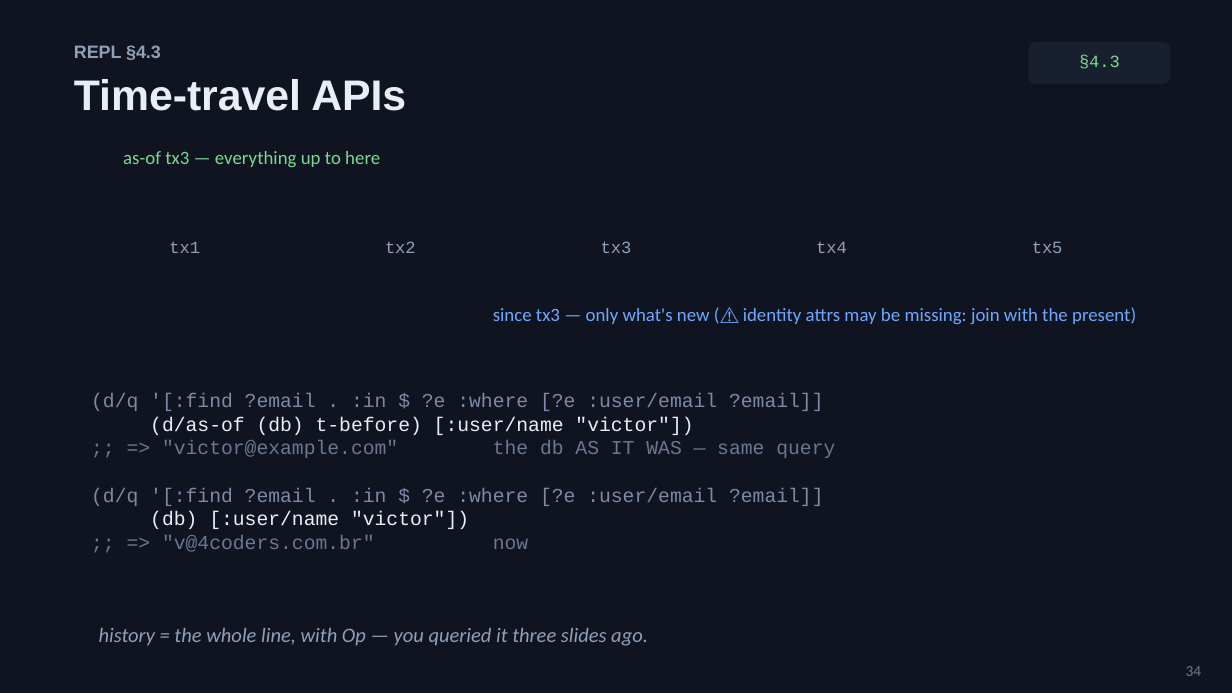
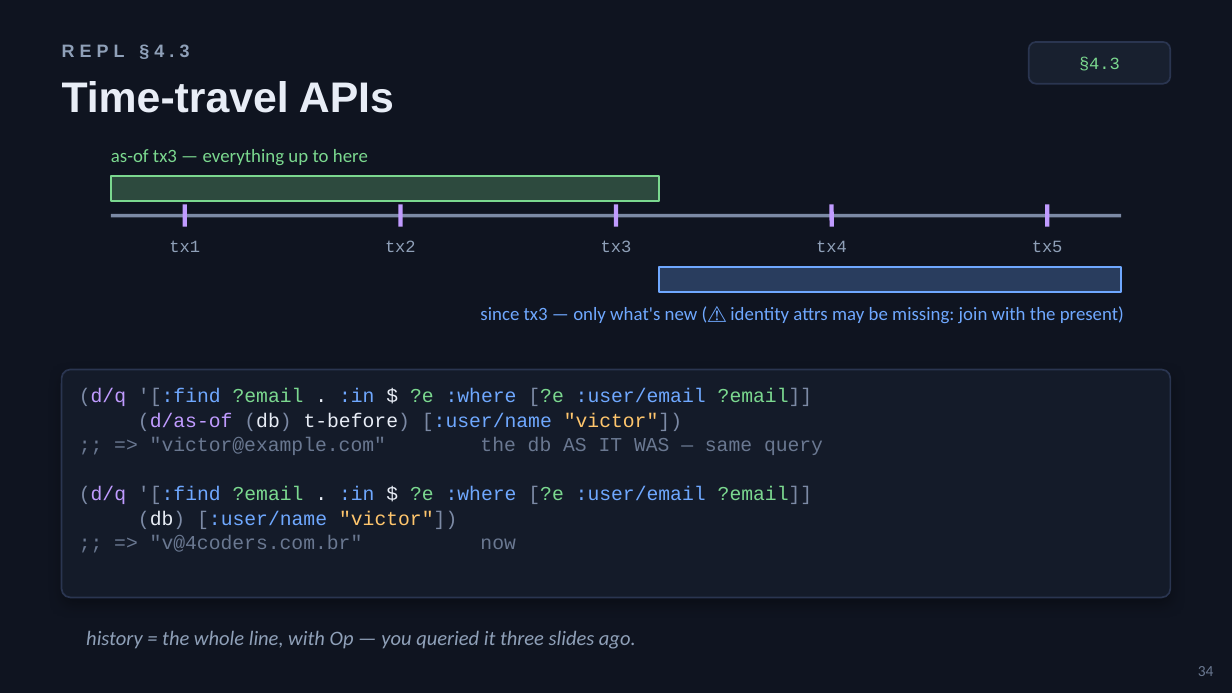
Before and after one commit to 4coders-com-br/datomic-model, a slide deck: slide 34 of domain-modeling-with-datoms.pptx. Drawn at 1232x693 pixels with LibreOffice and Linux fonts; fonts in the diff are those of the drawing. Boxes give left, top, right and bottom in pixels: in the first picture for what was removed or moved away, otherwise in the second. Text is boxed around its words. In the diff, an @@ line names an element or a change of style, - is before the commit and + after.

```diff
--- a/domain-modeling-with-datoms.pptx
+++ b/domain-modeling-with-datoms.pptx
@@ text "REPL §4.3" at <box>62,44,189,59</box>: letter spacing 0 to 3 pt; vertical alignment top to middle @@
@@ rounded rectangle "§4.3" at <box>1029,42,1170,84</box>: vertical alignment top to middle; outline none to #2A3550 1 pt; proportions changed @@
@@ rectangle added at <box>111,176,659,201</box>, fill #7BD88F at 28% opacity, outline #7BD88F 1 pt @@
@@ line added from (185, 205) to (185, 227), #C09BFF 2.5 pt @@
@@ line added from (400, 205) to (400, 227), #C09BFF 2.5 pt @@
@@ line added from (616, 205) to (616, 227), #C09BFF 2.5 pt @@
@@ line added from (832, 205) to (832, 227), #C09BFF 2.5 pt @@
@@ line added from (1047, 205) to (1047, 227), #C09BFF 2.5 pt @@
@@ line added from (111, 216) to (1121, 216), #7C8AA5 2 pt @@
@@ rectangle added at <box>659,267,1121,292</box>, fill #6FA8FF at 28% opacity, outline #6FA8FF 1 pt @@
@@ rounded rectangle added at <box>62,370,1170,598</box>, fill #141B29, outline #2A3550 1 pt @@
@@ text "(d/q '[:find ?email . :in ..." at <box>79,388,823,552</box>: text colour #7C8AA5 to #C09BFF in "(d/q", "(d/q"; text colour #7C8AA5 to #6FA8FF in "'[:find :in :where :user/email", "'[:find :in :where :user/email"; text colour #7C8AA5 to #7BD88F in "?email ?e [?e ?email]]", "?email ?e [?e ?email]]"; text colour #7C8AA5 to #E8EDF6 in ". $", ". $"; text colour #E8EDF6 to #7C8AA5 in "(d/as-of (db) t-before) [:user/name "victor"])", "(db) [:user/name "victor"])"; text colour #E8EDF6 to #C09BFF in "(d/as-of"; text colour #E8EDF6 to #6FA8FF in "[:user/name", "[:user/name"; text colour #E8EDF6 to #FFC66D in ""victor"])", ""victor"])"; line spacing 1 to 1.04 @@
@@ vertical alignment top to middle in 5 elements at <box>1198,666,1214,676</box>, <box>62,81,394,113</box>, <box>111,149,368,165</box>, <box>480,306,1124,324</box>, <box>86,631,636,649</box> @@
```
Also in this commit, not shown: 54 other slides changed.
